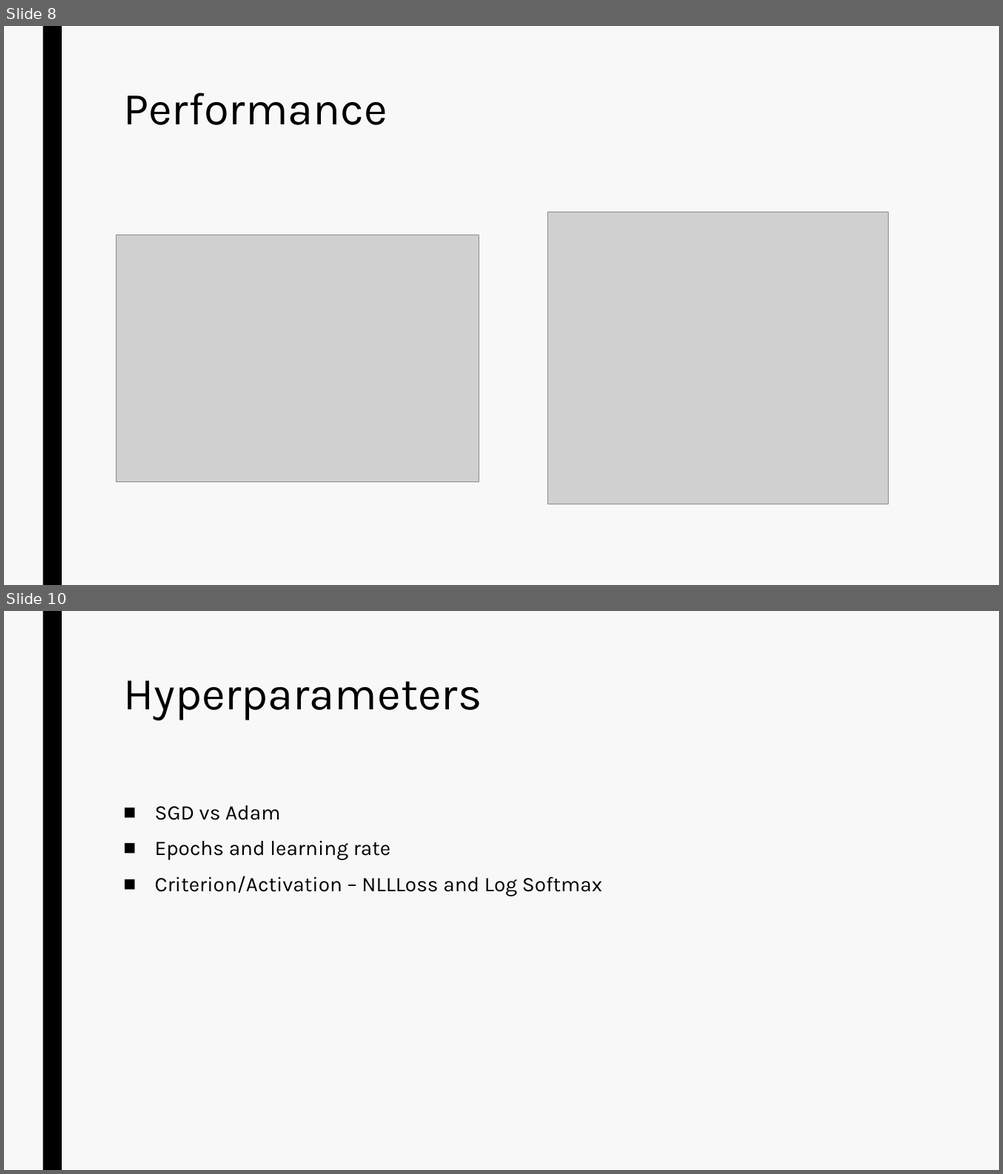
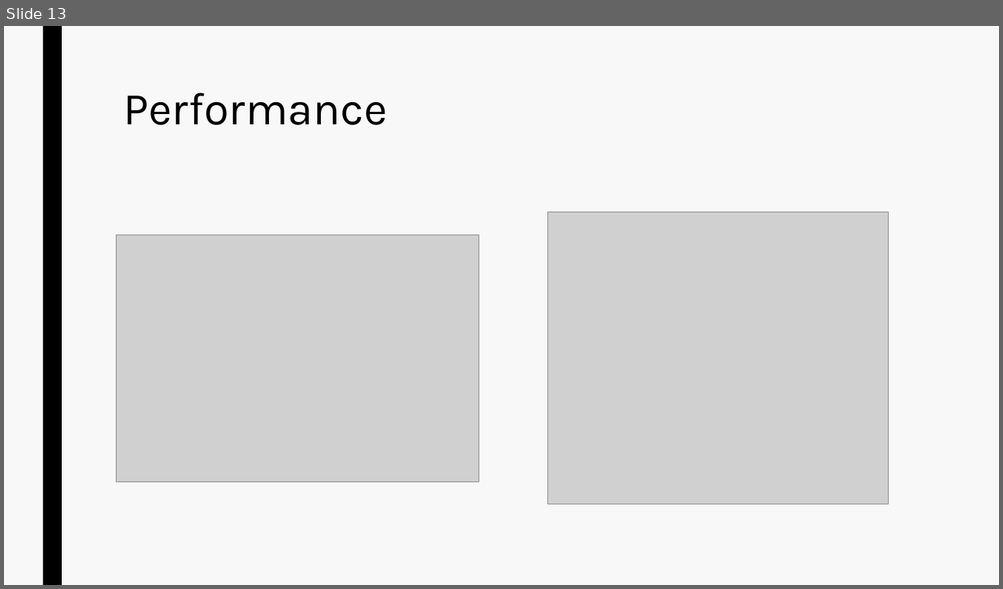
Before and after one commit to amjvl-git/csip-5103-coursework-2025-miloshkii, a slide deck: P2963116/P2963116_ppt.pptx. Shown one above the other, each under a label of ours: slides 8 and 10 before the commit, slide 13 after it; the slides between them are not shown. The pictures are 1003x1174 and 1003x589 pixels, drawn with LibreOffice and Linux fonts; fonts in the diff are those of the drawing; grey boxes stand for pictures. Boxes give left, top, right and bottom in pixels: in the first picture for what was removed or moved away, otherwise in the second. Text is boxed around its words. In the diff, an @@ line names an element or a change of style, - is before the commit and + after.

```diff
--- a/P2963116/P2963116_ppt.pptx
+++ b/P2963116/P2963116_ppt.pptx
@@ slide 10 removed at <box>4,611,999,1170</box>, background #F8F8F8; not listed: 1 template element that a slide beside it also shows @@
@@ title removed at <box>123,681,481,721</box> @@
-Hyperparameters
@@ text removed at <box>155,806,602,897</box> @@
-■ SGD vs Adam
-■ Epochs and learning rate
-■ Criterion/Activation – NLLLoss and Log Softmax
@@ what was slide 8 is now slide 13 @@
```
Also in this commit, not shown: 4 slides changed, 5 slides added.
